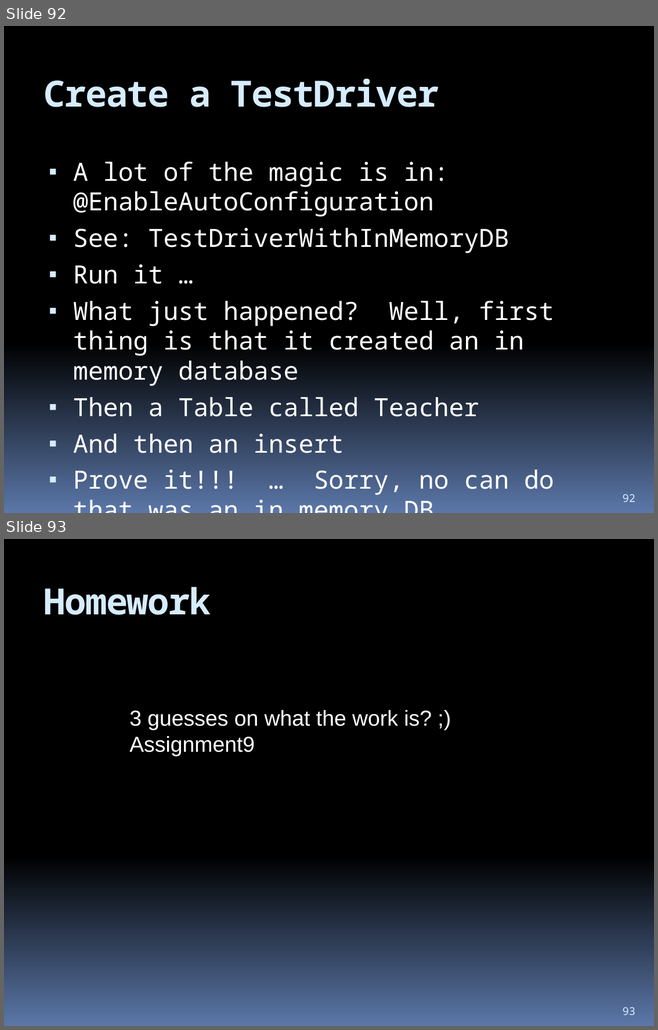
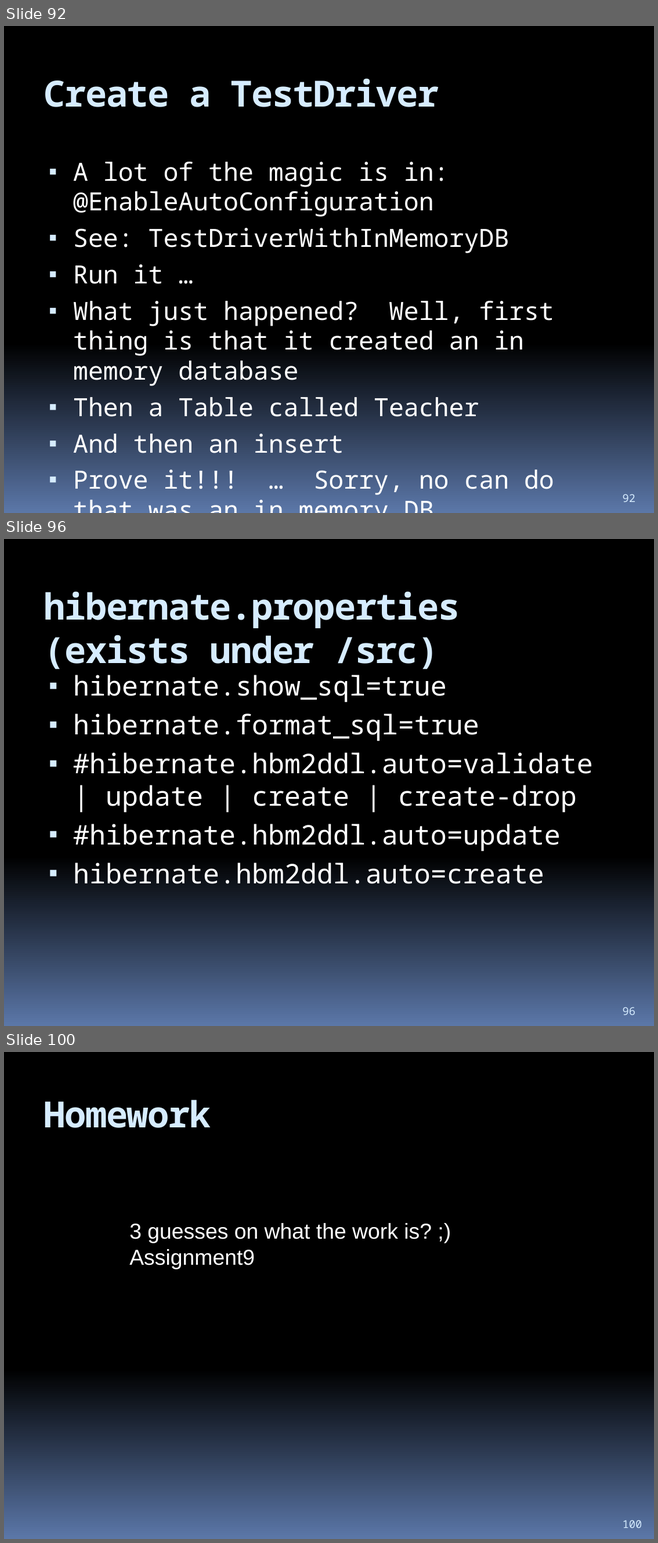
Before and after one commit to hchan/comp2613, a slide deck: coursePresentation.pptx. Shown one above the other, each under a label of ours: slides 92 and 93 before the commit, slides 92, 96 and 100 after it; the slides between them are not shown. The pictures are 658x1030 and 658x1543 pixels, drawn with LibreOffice and Linux fonts; fonts in the diff are those of the drawing. Boxes give left, top, right and bottom in pixels: in the first picture for what was removed or moved away, otherwise in the second. Text is boxed around its words. In the diff, an @@ line names an element or a change of style, - is before the commit and + after.

```diff
--- a/coursePresentation.pptx
+++ b/coursePresentation.pptx
@@ slide 96 added at (4, 539, 654, 1026), background gradient #000000 to #5B77A8 @@
@@ title added at (44, 591, 460, 669), 40 pt, text #D6ECFF, bold @@
+hibernate.properties (exists under /src)
@@ text added at (73, 675, 593, 884), 30 pt, text #FFFFFF @@
+▪ hibernate.show_sql=true
+▪ hibernate.format_sql=true
+▪ #hibernate.hbm2ddl.auto=validate | update | create | create-drop
+▪ #hibernate.hbm2ddl.auto=update
+▪ hibernate.hbm2ddl.auto=create
@@ page number added at (622, 1007, 635, 1015), 12 pt, text #D6ECFF @@
+96
@@ what was slide 93 is now slide 100 @@
@@ page number at (622, 1520, 642, 1528): text changed @@
-93
+100
```
Also in this commit, not shown: 6 other slides added, 3 other files.
